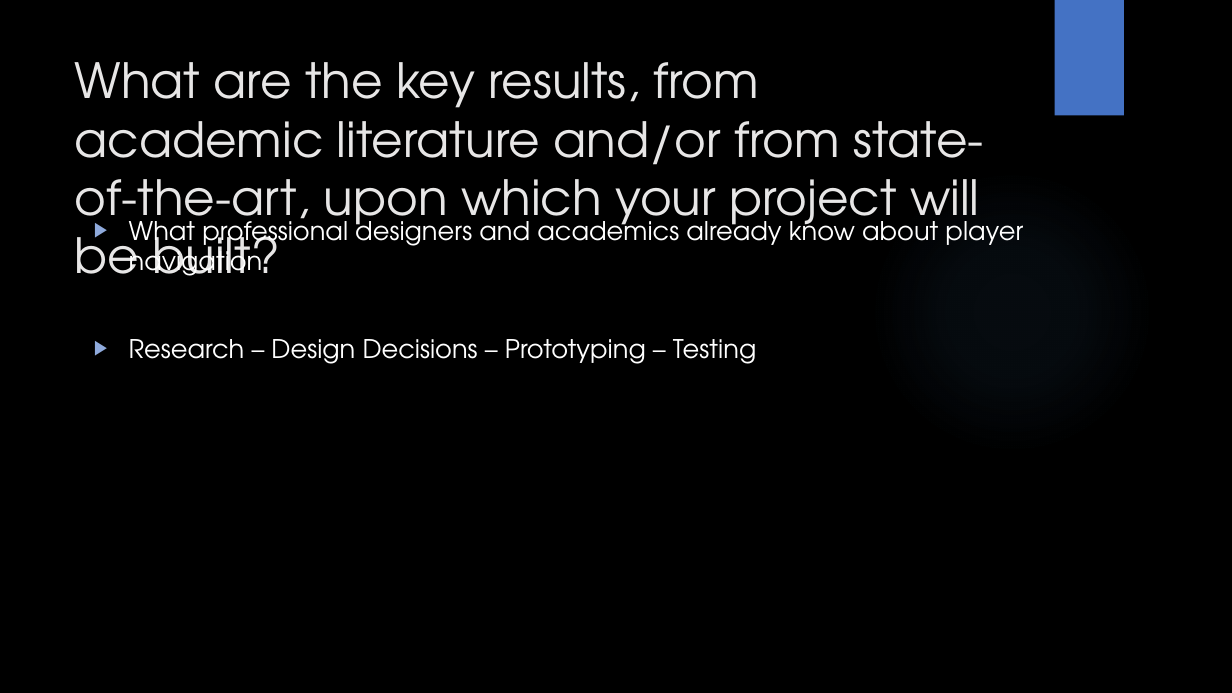
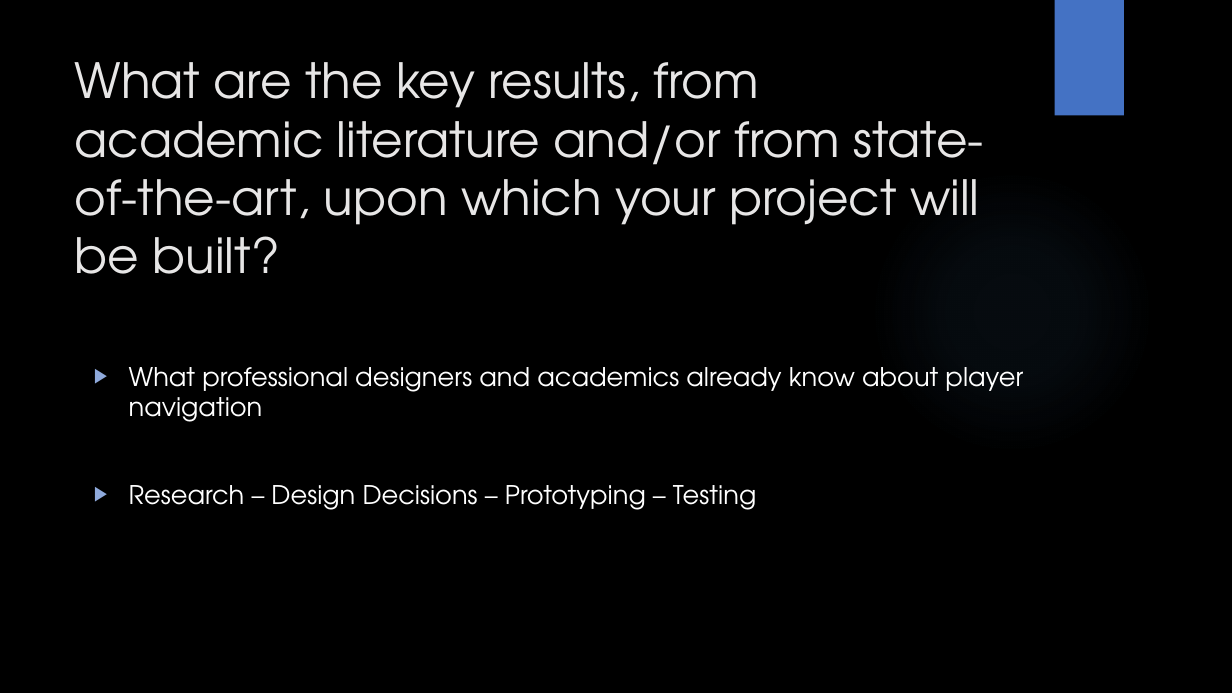
Before and after one commit to Mdot5596/MA-Dissertation, a slide deck: slide 5 of Project Proposal/GAM708 Proposal Presentation.pptx (slide 4 before the commit). Drawn at 1232x693 pixels with LibreOffice and Linux fonts; fonts in the diff are those of the drawing; background and template pictures are left out. Boxes give left, top, right and bottom in pixels: in the first picture for what was removed or moved away, otherwise in the second. Text is boxed around its words. In the diff, an @@ line names an element or a change of style, - is before the commit and + after.

```diff
--- a/Project Proposal/GAM708 Proposal Presentation.pptx
+++ b/Project Proposal/GAM708 Proposal Presentation.pptx
@@ text "What professional designers and academics ..." rewrapped from (x1=129, y1=213, x2=1023, y2=364) to (x1=129, y1=367, x2=1023, y2=510) @@
```
Also in this commit, not shown: 1 other slide changed, 1 slide added, 1 other file.
